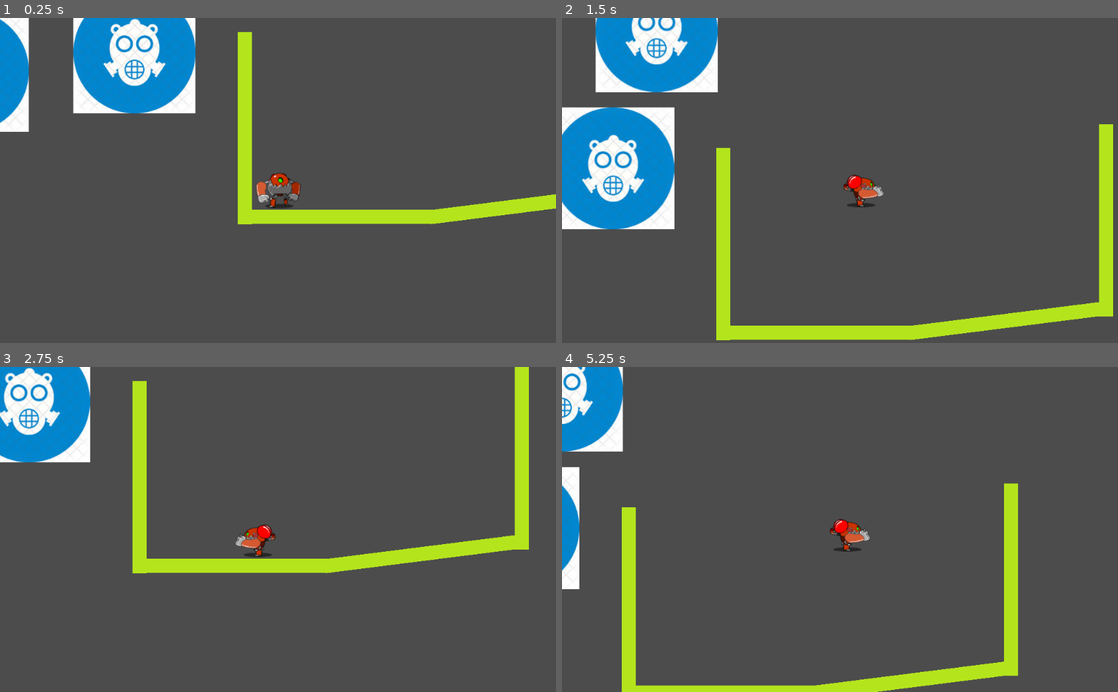
Above: before the commit, frames 1-4 (two rows, left to right).
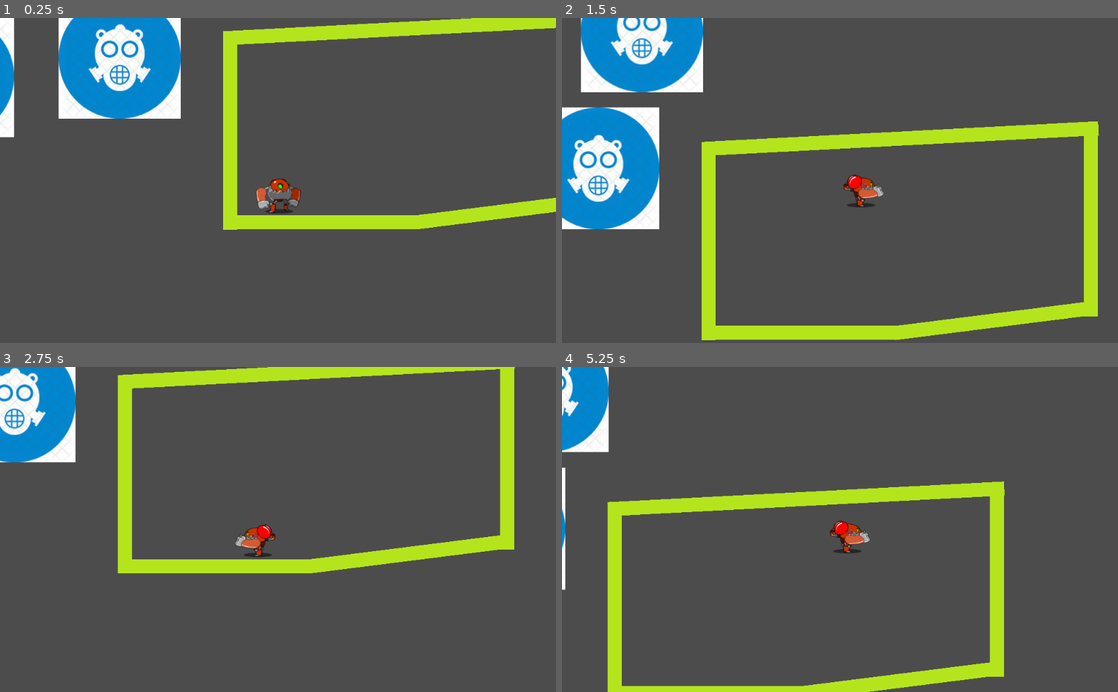
Above: after the commit, the same moments.

Repository: ceco-fmedia/flyfly
Game: Godot game, scene res://MainScene.tscn
Same seed, same stepped clock (60 frames per second), same inputs: the game is played once before the commit and once after it.
Inputs:
- Up to frame 1 (0.25 s): no input
- Up to frame 2 (1.5 s): hold Up (ui_up) 0.53-1.28 s; hold Right (ui_right) from 0.53 s (still down); tap Up (ui_up) at 1.35 s
- Up to frame 3 (2.75 s): tap Up (ui_up) at 1.52, 1.82 s; release Right (ui_right) at 2.03 s; hold Left (ui_left) from 2.03 s (still down); hold Up (ui_up) from 2.03 s (still down)
- Up to frame 4 (5.25 s): release Left (ui_left) at 2.78 s; release Up (ui_up) at 2.78 s; hold Right (ui_right) 2.78-4.28 s; tap Up (ui_up) at 2.85, 3.02, 3.32, 4.35, 4.52, 4.82 s; hold Up (ui_up) 3.53-4.28 s; hold Left (ui_left) 4.28-5.03 s; hold Right (ui_right) from 5.03 s (still down); hold Up (ui_up) from 5.03 s (still down)

The runs differ from the first frame. In frame 1, 13% of the frame differs, in the area x 0-100%, y 0-66%; in frame 2, 16%, in the area x 0-100%, y 0-100%; in frame 3, 11%; in frame 4, 12%.

Commit message:
zero gravity stuff test

Diff:
--- a/Assets/Character/Character.gd
+++ b/Assets/Character/Character.gd
@@ -1,4 +1,8 @@
 extends KinematicBody2D
+const LEFT = 1;
+const RIGHT = 2;
+const UP = 3;
+const DOWN = 4;
 
 export(float) var GRAVITY = 800.0
 export(float) var GRAB_VELOCITY = 800
@@ -6,81 +10,177 @@
 export(float) var JUMP_FORCE = 600.0
 export(float) var LAND_SIDE_SPEED = 200.0
 export(float) var AIR_SIDE_ACCELERATION = 400.0
+export(float) var ZEROG_MAX_VELOCITY = 30
+export(float) var ZEROG_CRAWL_VELOCITY = 60
+export(float) var ZEROG_ACCELERATION = 2
+export(float) var ZEROG_JUMP_VELOCITY = 100
 
 var velocity = Vector2()
 var landed = false
 var grabbed = 0
 var upVector = Vector2(0, -1)
+var hasGravity = true
+var grabLeftTime = 0
+
+func wobble(maxRotation):
+	$camera.wobble(maxRotation)
+
+func shake(amount):
+	$camera.wobble(amount)
 
 func _physics_process(delta):
 	var leftPressed = Input.is_action_pressed("ui_left")
 	var rightPressed = Input.is_action_pressed("ui_right")
+	var upPressed = Input.is_action_pressed("ui_up")
 	var jumpPressed = Input.is_action_just_pressed("ui_up")
 	var downPressed = Input.is_action_pressed("ui_down")
+	var anim = "Idle"
 
-	if grabbed:
-		if downPressed:
-			velocity.y = GRAB_SLIDE_VELOCITY * delta
+	if hasGravity:
+		if grabbed:
+			if downPressed:
+				velocity.y = GRAB_SLIDE_VELOCITY * delta
+			else:
+				velocity.y = GRAB_VELOCITY * delta
 		else:
-			velocity.y = GRAB_VELOCITY * delta
+			velocity.y += GRAVITY * delta
+		if landed:
+			if jumpPressed:
+				velocity.y = -JUMP_FORCE
+			if leftPressed:
+				velocity.x = -LAND_SIDE_SPEED
+			elif rightPressed:
+				velocity.x = LAND_SIDE_SPEED
+			else:
+				velocity.x = 0;
+		elif grabbed and jumpPressed:
+			velocity.y = -JUMP_FORCE / 2
+			velocity.x = JUMP_FORCE * grabbed / 2
+			grabbed = 0
+		elif grabbed and not (leftPressed or rightPressed):
+			velocity.x -= grabbed
+		else:
+			if leftPressed:
+				if velocity.x - AIR_SIDE_ACCELERATION > -LAND_SIDE_SPEED:
+					velocity.x -= AIR_SIDE_ACCELERATION * delta
+				else:
+					velocity.x = -LAND_SIDE_SPEED
+			elif rightPressed:
+				if velocity.x + AIR_SIDE_ACCELERATION < LAND_SIDE_SPEED:
+					velocity.x += AIR_SIDE_ACCELERATION * delta
+				else:
+					velocity.x = LAND_SIDE_SPEED
+		velocity = move_and_slide(velocity, upVector, true)
+		landed = is_on_floor()
+		if not landed and is_on_wall():
+			for i in range(get_slide_count()):
+				var collision = get_slide_collision(i)
+				if collision.normal.x > 0:
+					grabbed = 1
+					break
+				elif collision.normal.x < 0:
+					grabbed = -1
+					break
+		else:
+			grabbed = 0
+		$sprite.set_flip_h(velocity.x >= 0)
+		if landed:
+			if abs(velocity.x) > 20:
+				anim = "MoveSide"
+		elif grabbed:
+			$sprite.set_flip_h(grabbed < 0)
+			if downPressed:
+				anim = "GrabSlideFast"
+			else:
+				anim = "GrabSlide"
+		else:
+			if abs(velocity.y) < 50:
+				anim = "HighPoint"
+			elif velocity.y < 0:
+				anim = "Jump"
+			else:
+				anim = "Fall"
 	else:
-		velocity.y += GRAVITY * delta
-	if landed:
-		if jumpPressed:
-			velocity.y = -JUMP_FORCE
-		if leftPressed:
-			velocity.x = -LAND_SIDE_SPEED
-		elif rightPressed:
-			velocity.x = LAND_SIDE_SPEED
+		if grabbed:
+			var isJump = false
+			if leftPressed:
+				if grabbed == RIGHT:
+					isJump = true
+					grabbed = 0
+					grabLeftTime = 0
+				velocity.x = -1
+			elif rightPressed:
+				if grabbed == LEFT:
+					isJump = true
+					grabbed = 0
+					grabLeftTime = 0
+				velocity.x = 1
+
+			if upPressed:
+				if grabbed == DOWN:
+					isJump = true
+					grabbed = 0
+					grabLeftTime = 0
+				velocity.y = -1
+			elif downPressed:
+				if grabbed == UP:
+					isJump = true
+					grabbed = 0
+					grabLeftTime = 0
+				velocity.y = 1
+			if isJump:
+				velocity *= ZEROG_JUMP_VELOCITY
+			else:
+				velocity *= ZEROG_CRAWL_VELOCITY
 		else:
-			velocity.x = 0;
-	elif grabbed and jumpPressed:
-		velocity.y = -JUMP_FORCE / 2
-		velocity.x = JUMP_FORCE * grabbed / 2
-		grabbed = 0
-	elif grabbed and not (leftPressed or rightPressed):
-		velocity.x -= grabbed
-	else:
-		if leftPressed:
-			if velocity.x - AIR_SIDE_ACCELERATION > -LAND_SIDE_SPEED:
-				velocity.x -= AIR_SIDE_ACCELERATION * delta
+			if upPressed:
+				if velocity.y > -ZEROG_MAX_VELOCITY:
+					velocity.y -= ZEROG_ACCELERATION
+					if velocity.y < -ZEROG_MAX_VELOCITY:
+						velocity.y = -ZEROG_MAX_VELOCITY
+			elif downPressed:
+				if velocity.y < ZEROG_MAX_VELOCITY:
+					velocity.y += ZEROG_ACCELERATION
+					if velocity.y > ZEROG_MAX_VELOCITY:
+						velocity.y = ZEROG_MAX_VELOCITY
+			if leftPressed:
+				if velocity.x > -ZEROG_MAX_VELOCITY:
+					velocity.x -= ZEROG_ACCELERATION
+					if velocity.x < -ZEROG_MAX_VELOCITY:
+						velocity.x = -ZEROG_MAX_VELOCITY
+			elif rightPressed:
+				if velocity.x < ZEROG_MAX_VELOCITY:
+					velocity.x += ZEROG_ACCELERATION
+					if velocity.x > ZEROG_MAX_VELOCITY:
+						velocity.x = ZEROG_MAX_VELOCITY
+
+		velocity = move_and_slide(velocity, upVector)
+
+		var collisions = get_slide_count()
+		if collisions:
+			var normal = get_slide_collision(collisions - 1).normal
+			if abs(normal.x) > abs(normal.y):
+				if normal.x > 0:
+					grabbed = LEFT
+				else:
+					grabbed = RIGHT
 			else:
-				velocity.x = -LAND_SIDE_SPEED
-		elif rightPressed:
-			if velocity.x + AIR_SIDE_ACCELERATION < LAND_SIDE_SPEED:
-				velocity.x += AIR_SIDE_ACCELERATION * delta
-			else:
-				velocity.x = LAND_SIDE_SPEED
+				if normal.y > 0:
+					grabbed = UP
+				else:
+					grabbed = DOWN
+			velocity.x = 0
+			velocity.y = 0
+			grabLeftTime = 0.2
+		elif grabLeftTime > delta:
+			grabLeftTime -= delta
+		else:
+			grabbed = 0
 
-	velocity = move_and_slide(velocity, upVector, true)
-	landed = is_on_floor()
-	if not landed and is_on_wall():
-		for i in range(get_slide_count()):
-			var collision = get_slide_collision(i)
-			if collision.normal.x > 0:
-				grabbed = 1
-				break
-			elif collision.normal.x < 0:
-				grabbed = -1
-				break
-	else:
-		grabbed = 0
-	$sprite.set_flip_h(velocity.x >= 0)
-	var anim = "Idle"
-	if landed:
-		if abs(velocity.x) > 20:
-			anim = "MoveSide"
-	elif grabbed:
-		$sprite.set_flip_h(grabbed < 0)
-		if downPressed:
-			anim = "GrabSlideFast"
+		if grabbed:
+			anim = "GrabSlide"
 		else:
-			anim = "GrabSlide"
-	else:
-		if abs(velocity.y) < 50:
-			anim = "HighPoint"
-		elif velocity.y < 0:
-			anim = "Jump"
-		else:
-			anim = "Fall"
+			anim = "Idle"
+
+
 	$sprite.play(anim)
--- a/Assets/Platform/Platform.tscn
+++ b/Assets/Platform/Platform.tscn
@@ -3,7 +3,7 @@
 [ext_resource path="res://Assets/Platform/Platform.png" type="Texture" id=1]
 
 [sub_resource type="PhysicsMaterial" id=1]
-absorbent = true
+friction = 0.0
 
 [sub_resource type="RectangleShape2D" id=2]
 extents = Vector2( 35.3108, 13 )
--- a/MainScene.tscn
+++ b/MainScene.tscn
@@ -24,7 +24,7 @@
 position = Vector2( 476.847, 133.174 )
 
 [node name="character" parent="." instance=ExtResource( 6 )]
-position = Vector2( 661, 619.368 )
+position = Vector2( 688.208, 604.404 )
 
 [node name="platform1" parent="." instance=ExtResource( 7 )]
 position = Vector2( 765.842, 690.368 )
@@ -44,3 +44,8 @@
 position = Vector2( 600.053, 526.421 )
 rotation = 1.5708
 scale = Vector2( 5, 1 )
+
+[node name="platform5" parent="." instance=ExtResource( 7 )]
+position = Vector2( 952.579, 331.684 )
+rotation = -0.0523599
+scale = Vector2( 10.3, 1 )
